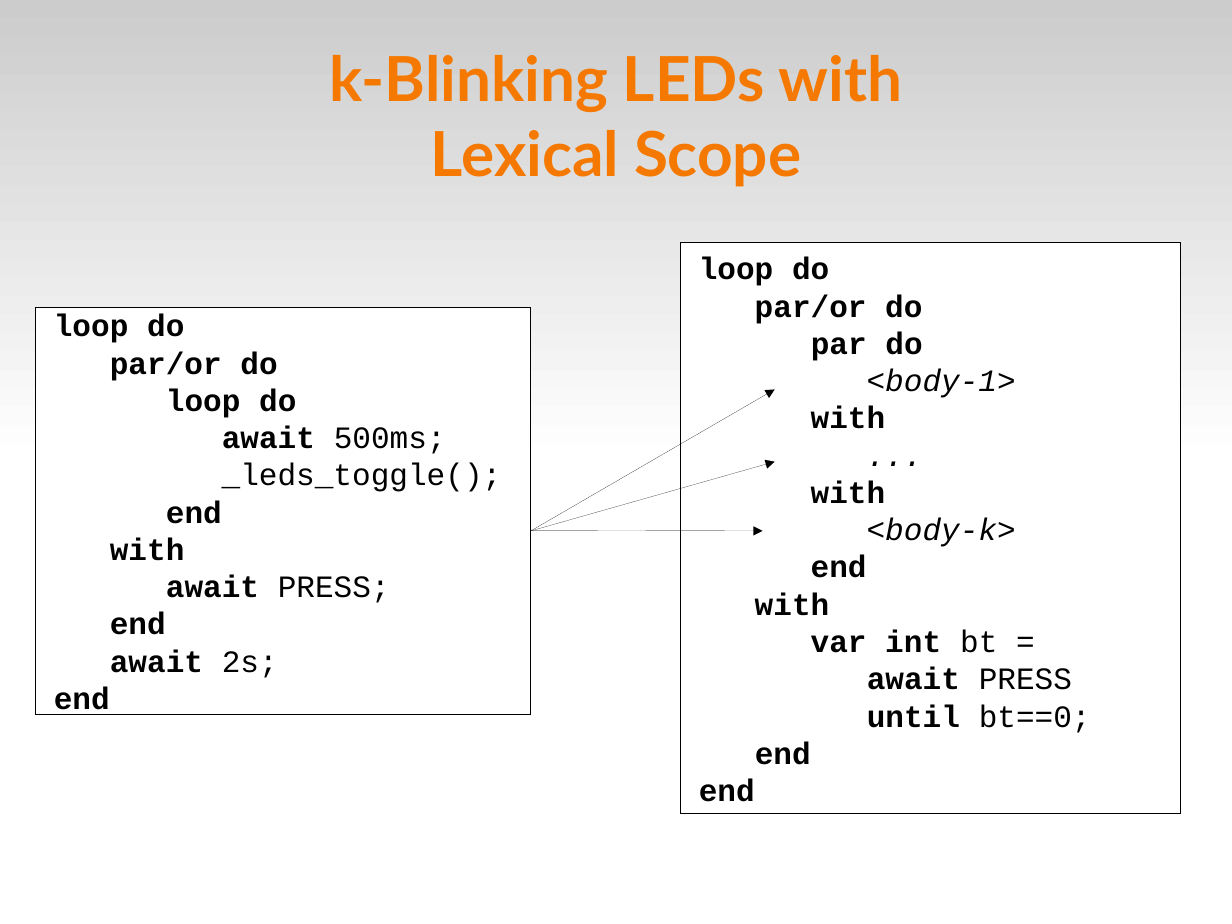
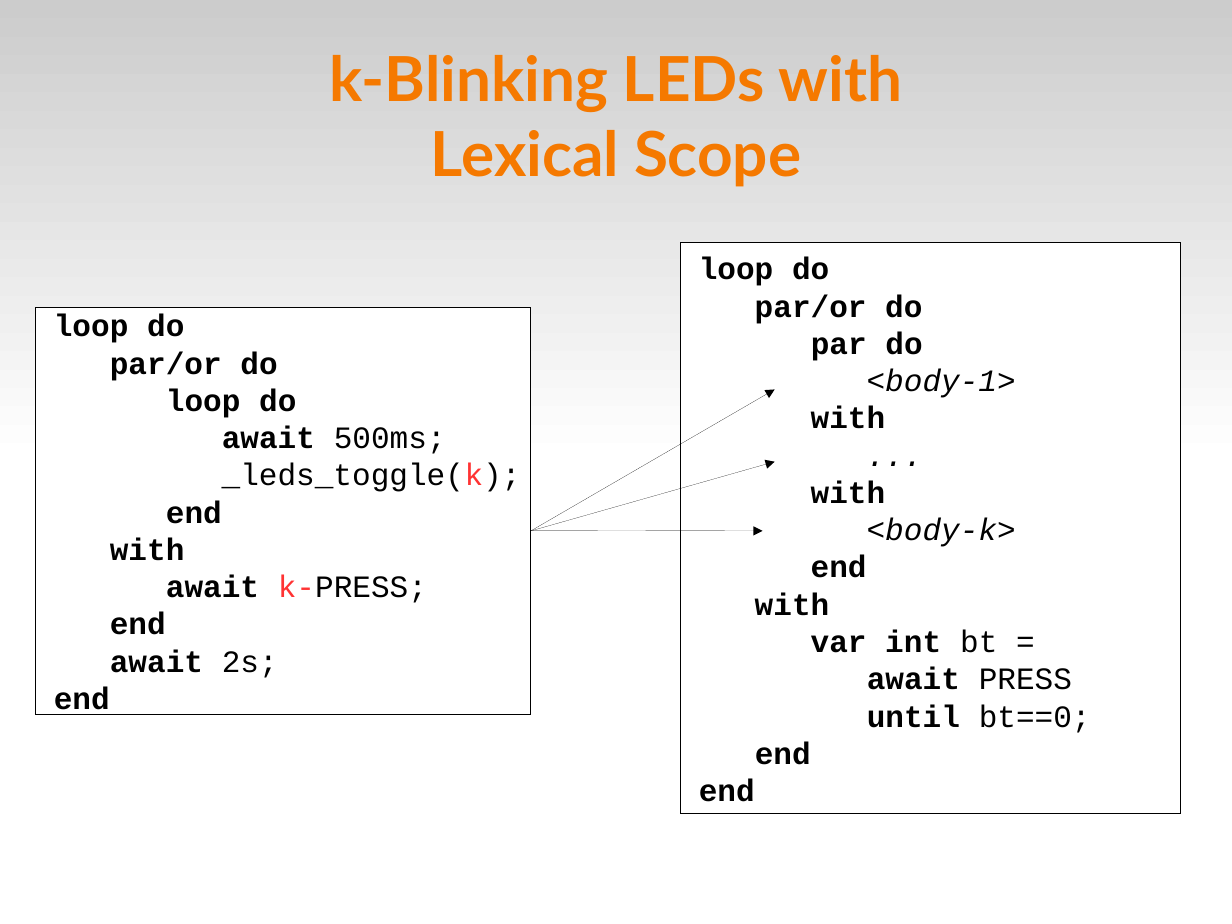
Before and after one commit to fsantanna-no/ceu-docs, a slide deck: slide 11 of ceu_mod.odp (slide 12 before the commit). Drawn at 1232x924 pixels with LibreOffice and Linux fonts; fonts in the diff are those of the drawing. Boxes give left, top, right and bottom in pixels: in the first picture for what was removed or moved away, otherwise in the second. Text is boxed around its words. In the diff, an @@ line names an element or a change of style, - is before the commit and + after.

```diff
--- a/ceu_mod.odp
+++ b/ceu_mod.odp
@@ text in rectangle at <box>222,463,521,492</box>: text changed @@
-_leds_toggle();
+_leds_toggle(k);
@@ text in rectangle at <box>166,575,427,603</box>: text changed @@
-await PRESS;
+await k-PRESS;
```
Also in this commit, not shown: 12 other slides changed, 4 slides added, 15 slides removed.
